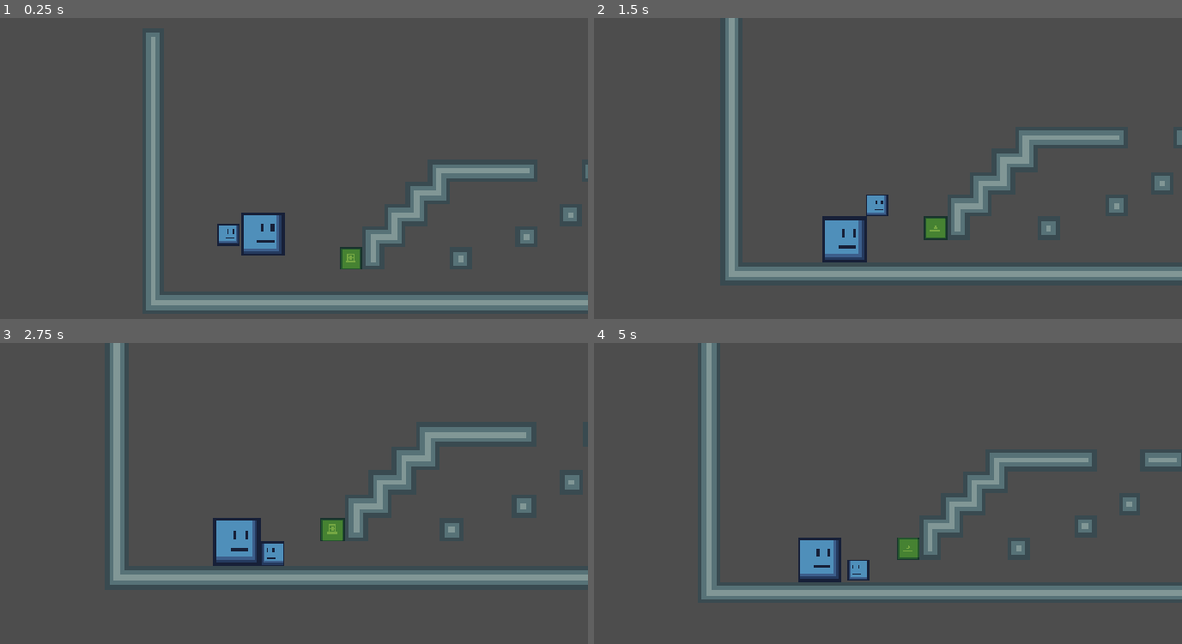
Above: before the commit, frames 1-4 (two rows, left to right).
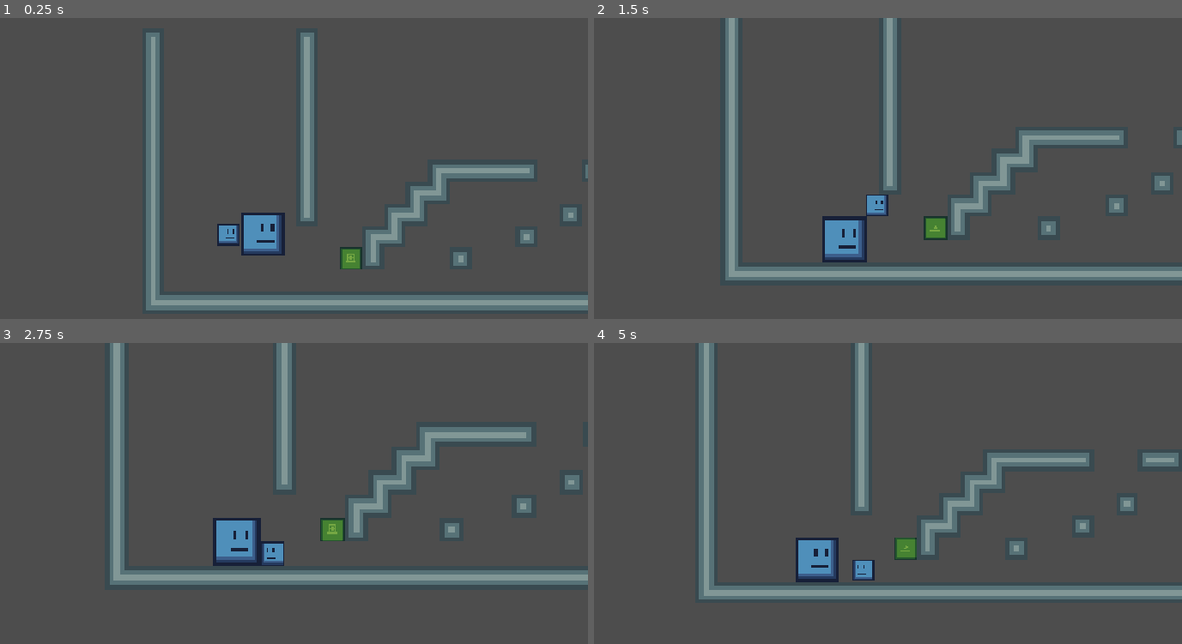
Above: after the commit, the same moments.

Repository: itstntcraft123/small-guy-big-guy
Game: Godot game, scene res://scenes/levels/level8.tscn
Two runs of this game, one before a commit and one after it. Both use one fixed random seed, a clock stepped at 60 frames per second and the inputs below. This scene is started directly instead of the project's main scene.
Inputs (mouse positions are in pixels of both pictures, inside the frame that each line leads up to):
- Up to frame 1 (0.25 s): no input
- Up to frame 2 (1.5 s): tap Enter at 0.5 s; move the mouse to (987, 192) at 0.52 s; hold D (small_right) from 0.53 s (still down); tap Alt at 0.6 s; click (987, 192) at 0.67 s; tap W (small_jump) at 0.77 s; move the mouse to (699, 231) at 1.27 s; tap Shift at 1.35 s
- Up to frame 3 (2.75 s): tap W (small_jump) at 1.52 s; move the mouse to (311, 451) at 2.02 s; release D (small_right) at 2.03 s; hold A (small_left) from 2.03 s (still down); tap Alt at 2.1 s
- Up to frame 4 (5 s): move the mouse to (805, 613) at 2.77 s; release A (small_left) at 2.78 s; hold D (small_right) 2.78-4.28 s; tap Shift at 2.85, 4.35 s; click (805, 613) at 2.92 s; tap W (small_jump) at 3.02, 3.77, 4.52 s; move the mouse to (1046, 592) at 3.52 s; tap Alt at 3.6 s; move the mouse to (635, 478) at 4.27 s; hold A (small_left) from 4.28 s (still down)

The runs differ from the first frame. In frame 1, 1.5% of the frame differs, in the area x 51-54%, y 4-68%; in frame 2, 1.3%; in frame 3, 1.3%; in frame 4, 4.2%, in the area x 17-100%, y 0-86%.

Commit message:
fixed cheesing on level 8

Diff:
--- a/scenes/levels/level8.tscn
+++ b/scenes/levels/level8.tscn
@@ -14,7 +14,7 @@
 position = Vector2(-34, 0)
 
 [node name="TileMapLayer" parent="." index="3" unique_id=752737559]
-tile_map_data = PackedByteArray("AAD7/wQAAAACAAMAAAD8/wQAAAA …(1456 unchanged characters)… CAAMAAAALAAEAAAAAAAMAAAANAAAAAAAAAAMAAAA=")
+tile_map_data = PackedByteArray("AAD7/wQAAAACAAMAAAD8/wQAAAA …(1456 unchanged characters)… CAAMAAAALAAEAAAAAAAMAAAANAAAAAAAAAAMAAAABAAAAAAAAAAIAAAABAP//AAAAAAEAAAABAP7/AAAAAAEAAAABAP3/AAAAAAEAAAABAPz/AAAAAAEAAAABAPv/AAAAAAEAAAABAPr/AAAAAAEAAAABAPj/AAAAAAAAAAABAPn/AAAAAAEAAAA=")
 
 [node name="buttonGreen" parent="." index="6" unique_id=1331368196 instance=ExtResource("2_24wxv")]
 position = Vector2(720, -64)
